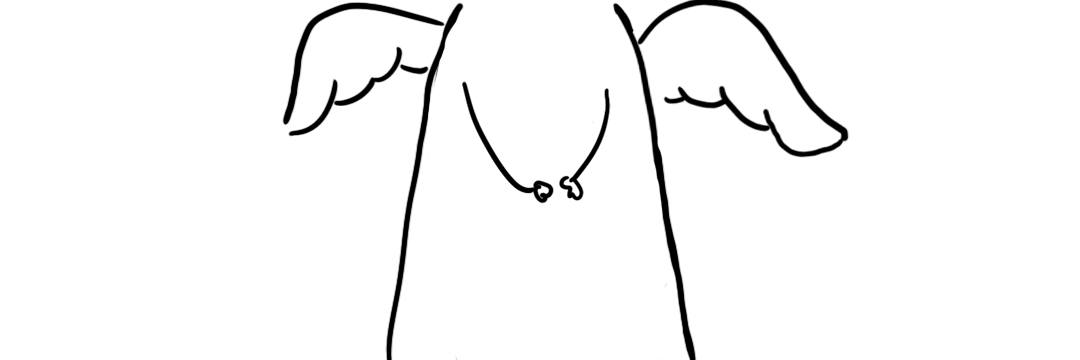
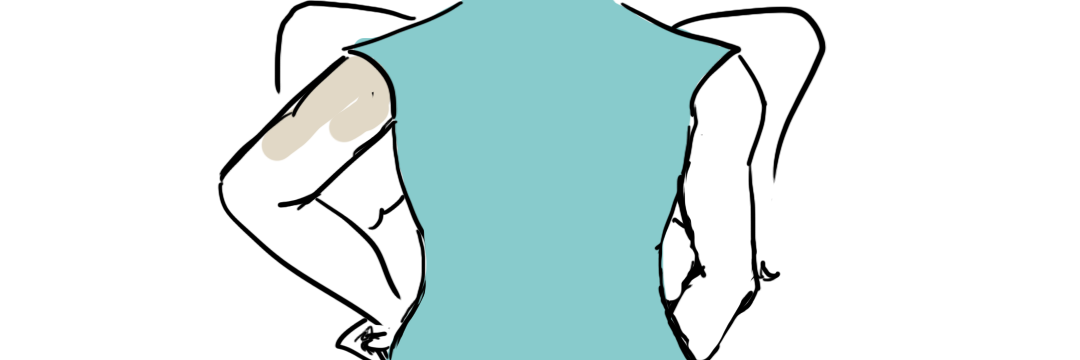
Revision of a layered (1080, 360) image; what changed, layer by layer:
added layer "Ebene 7" in group "torsos" over (217, 0, 827, 360)
added layer "Ebene 8" in group "torsos" over (260, 0, 730, 360)
hid "Ebene 4", painted on it over (282, 0, 850, 360)
